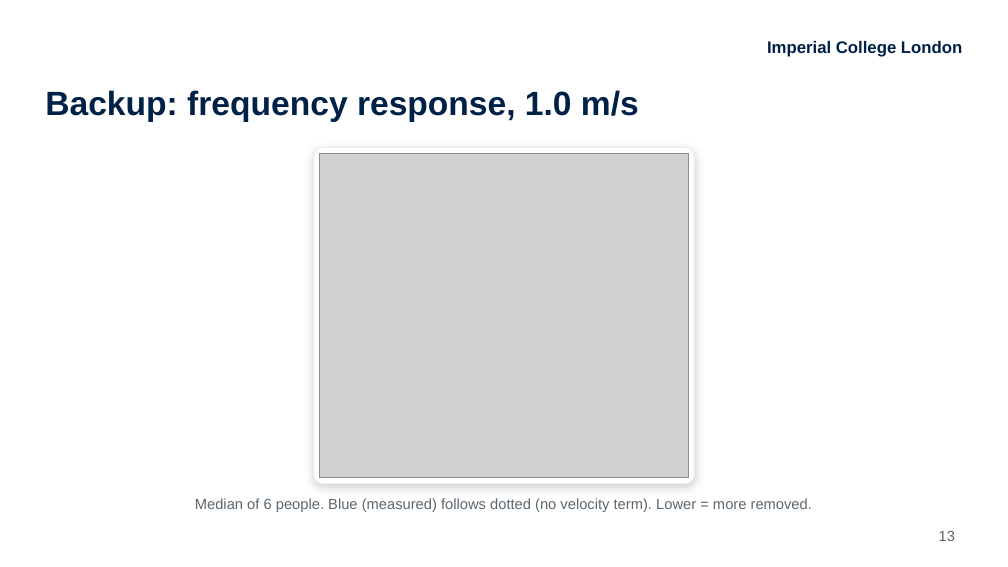
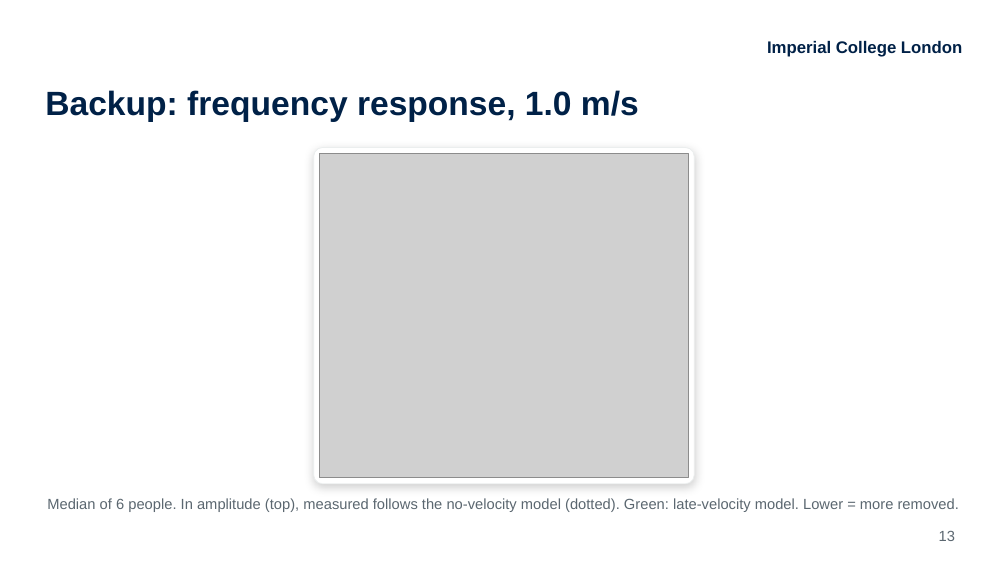
Before and after one commit to fechachris4/HumanSL_MAIN, a slide deck: slide 13 of presentation/World_Stable_Supernumerary_Effectors_Akabueze.pptx. Drawn at 1008x567 pixels with LibreOffice and Linux fonts; fonts in the diff are those of the drawing; grey boxes stand for pictures. Boxes give left, top, right and bottom in pixels: in the first picture for what was removed or moved away, otherwise in the second. Text is boxed around its words. In the diff, an @@ line names an element or a change of style, - is before the commit and + after.

```diff
--- a/presentation/World_Stable_Supernumerary_Effectors_Akabueze.pptx
+++ b/presentation/World_Stable_Supernumerary_Effectors_Akabueze.pptx
@@ text at [47,498,959,512]: text changed @@
-Median of 6 people. Blue (measured) follows dotted (no velocity term). Lower = more removed.
+Median of 6 people. In amplitude (top), measured follows the no-velocity model (dotted). Green: late-velocity model. Lower = more removed.
```
Also in this commit, not shown: 9 other slides changed, 1 other file.
